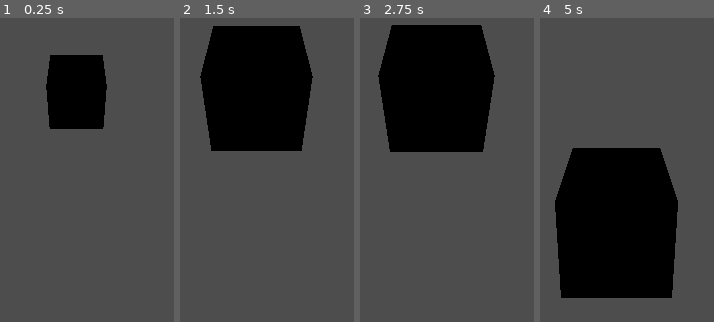
Above: before the commit, frames 1-4 (left to right).
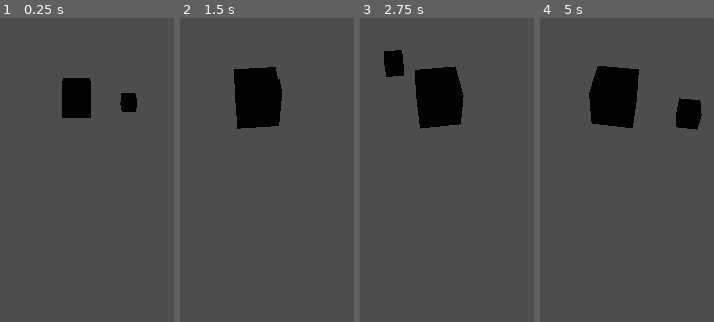
Above: after the commit, the same moments.

Repository: AYT04/SmallWorld4
Game: Godot game, scene res://scenes/loby.tscn
Same seed, same stepped clock (60 frames per second), same inputs: the game is played once before the commit and once after it.
Inputs:
- Up to frame 1 (0.25 s): no input
- Up to frame 2 (1.5 s): tap Enter (ui_accept) at 0.5, 0.6, 0.77, 1.07, 1.35 s; hold Right (ui_right) 0.53-1.28 s; hold Down (ui_down) from 1.28 s (still down)
- Up to frame 3 (2.75 s): tap Enter (ui_accept) at 1.52, 1.82, 2.1 s; release Down (ui_down) at 2.03 s; hold Right (ui_right) from 2.03 s (still down)
- Up to frame 4 (5 s): release Right (ui_right) at 2.78 s; hold Up (ui_up) 2.78-3.53 s; tap Enter (ui_accept) at 2.85, 3.02, 3.32, 3.6, 3.77, 4.07, 4.35, 4.52, 4.82 s; hold Left (ui_left) from 3.53 s (still down)

The runs differ from the first frame. In frame 1, 6.3% of the frame differs, in the area x 26-79%, y 12-37%; in frame 2, 19%; in frame 3, 19%; in frame 4, 38%, in the area x 8-94%, y 15-93%.

Commit message:
Fix camera movement towards player and player movement

Diff:
--- /dev/null
+++ b/player/Player.gd
@@ -0,0 +1,31 @@
+extends CharacterBody3D
+
+
+@export var SPEED = 0.1
+@export var JUMP_VELOCITY = 0.5
+
+# Get the gravity from the project settings to be synced with RigidBody nodes.
+var gravity = ProjectSettings.get_setting("physics/3d/default_gravity")
+
+
+func _physics_process(delta):
+	# Add the gravity.
+	if not is_on_floor():
+		velocity.y -= gravity * delta
+
+	# Handle Jump.
+	if Input.is_action_just_pressed("ui_accept") and is_on_floor():
+		velocity.y = JUMP_VELOCITY
+
+	# Get the input direction and handle the movement/deceleration.
+	# As good practice, you should replace UI actions with custom gameplay actions.
+	var input_dir = Input.get_vector("ui_left", "ui_right", "ui_up", "ui_down")
+	var direction = (transform.basis * Vector3(input_dir.x, 0, input_dir.y)).normalized()
+	if direction:
+		velocity.x = direction.x * SPEED
+		velocity.z = direction.z * SPEED
+	else:
+		velocity.x = move_toward(velocity.x, 0, SPEED)
+		velocity.z = move_toward(velocity.z, 0, SPEED)
+
+	move_and_slide()
--- a/scenes/loby.tscn
+++ b/scenes/loby.tscn
@@ -1,23 +1,45 @@
-[gd_scene load_steps=3 format=3 uid="uid://wx487o7lswpj"]
+[gd_scene load_steps=7 format=3 uid="uid://wx487o7lswpj"]
 
 [ext_resource type="Script" path="res://player/InterpolatedCamera.gd" id="1_5ppd4"]
 [ext_resource type="PackedScene" uid="uid://dx023j5lvggb8" path="res://assets/exports/default_character.glb" id="1_icon3"]
+[ext_resource type="Script" path="res://player/Player.gd" id="2_v26t3"]
+
+[sub_resource type="BoxShape3D" id="BoxShape3D_nuggm"]
+size = Vector3(2.1202, 1.99353, 2.3745)
+
+[sub_resource type="WorldBoundaryShape3D" id="WorldBoundaryShape3D_3lml2"]
+
+[sub_resource type="BoxMesh" id="BoxMesh_cy1s1"]
 
 [node name="Node3D" type="Node3D"]
 
 [node name="Camera" type="Camera3D" parent="."]
-transform = Transform3D(1, 0, 0, 0, 0.786332, 0.617805, 0, -0.617805, 0.786332, 0, 9.43229, 11.898)
+transform = Transform3D(1, 0, 0, 0, 0.786332, 0.617805, 0, -0.617805, 0.786332, 0, 17.0734, 21.9571)
 doppler_tracking = 2
 current = true
 script = ExtResource("1_5ppd4")
 lerp_speed = 2.5
-target_path = NodePath("../Player/CameraTarget")
+target_path = NodePath("../Player")
+offset = Vector3(0, 10, 10)
 
 [node name="Player" type="CharacterBody3D" parent="."]
+transform = Transform3D(1, 0, 0, 0, 1, 0, 0, 0, 1, 0, 1.65924, 0)
+script = ExtResource("2_v26t3")
+SPEED = 4.0
+JUMP_VELOCITY = 4.0
 
 [node name="MeshOrigin" type="Node3D" parent="Player"]
 
 [node name="default_character" parent="Player/MeshOrigin" instance=ExtResource("1_icon3")]
 
-[node name="CameraTarget" type="Node3D" parent="Player"]
-transform = Transform3D(1, 0, 0, 0, 1, 0, 0, 0, 1, 0, 3.88945, 5.12237)
+[node name="CollisionShape3D" type="CollisionShape3D" parent="Player"]
+shape = SubResource("BoxShape3D_nuggm")
+
+[node name="Floor" type="StaticBody3D" parent="."]
+
+[node name="CollisionShape3D" type="CollisionShape3D" parent="Floor"]
+shape = SubResource("WorldBoundaryShape3D_3lml2")
+
+[node name="MeshInstance3D" type="MeshInstance3D" parent="."]
+transform = Transform3D(1, 0, 0, 0, 1, 0, 0, 0, 1, 3.7794, 0.891316, 0)
+mesh = SubResource("BoxMesh_cy1s1")
